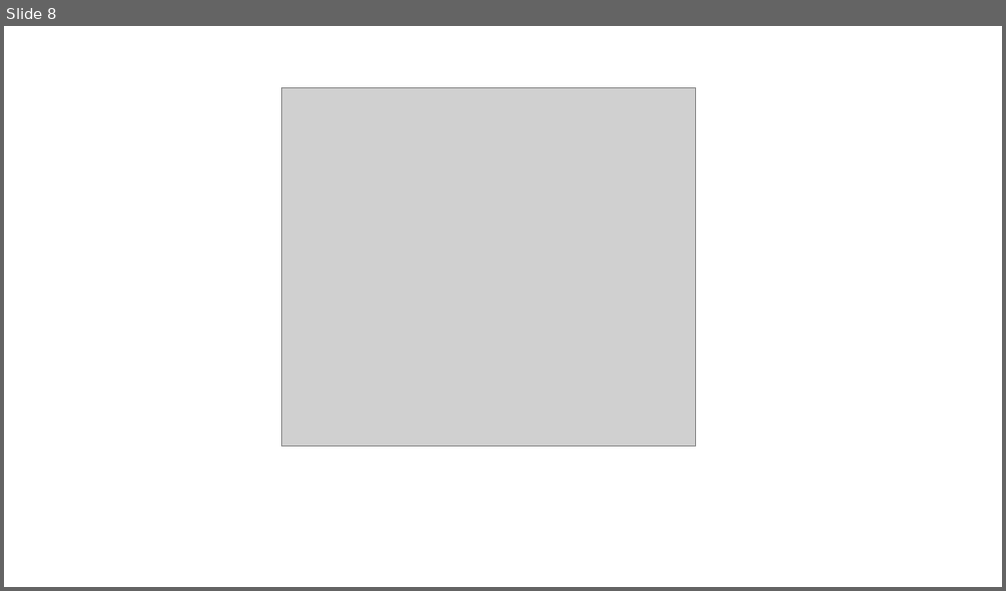
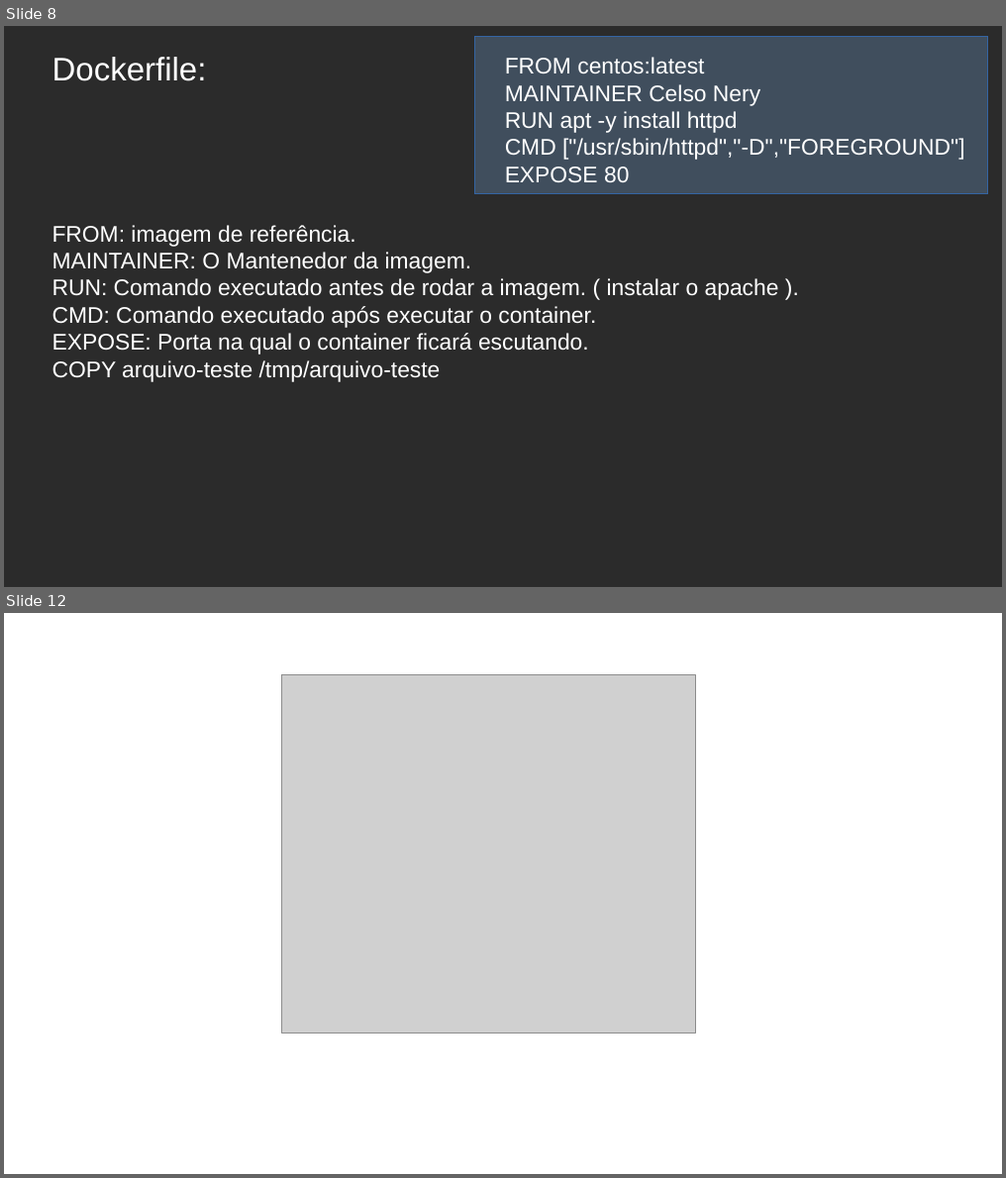
Before and after one commit to celsonery/kubernetes-docs, a slide deck: apresentacao_docker_kubernetes/apresentacao.odp. Shown one above the other, each under a label of ours: slide 8 before the commit, slides 8 and 12 after it; the slides between them are not shown. The pictures are 1006x591 and 1006x1178 pixels, drawn with LibreOffice and Linux fonts; fonts in the diff are those of the drawing; grey boxes stand for pictures; background and template pictures are left out; a plain dark background stands for a picture behind light text. Boxes give left, top, right and bottom in pixels: in the first picture for what was removed or moved away, otherwise in the second. Text is boxed around its words. In the diff, an @@ line names an element or a change of style, - is before the commit and + after.

```diff
--- a/apresentacao_docker_kubernetes/apresentacao.odp
+++ b/apresentacao_docker_kubernetes/apresentacao.odp
@@ slide 8 added at (x1=4, y1=26, x2=1002, y2=587), background picture (left out) @@
@@ rectangle added at (x1=475, y1=37, x2=988, y2=193), fill #729FCF at 31% opacity, outline #3465A4 0 pt @@
@@ text added at (x1=53, y1=57, x2=207, y2=81), 26 pt, text #FFFFFF @@
+Dockerfile:
@@ text added at (x1=505, y1=57, x2=964, y2=182), 18 pt, text #FFFFFF @@
+FROM centos:latest
+MAINTAINER Celso Nery
+RUN apt -y install httpd
+CMD ["/usr/sbin/httpd","-D","FOREGROUND"]
+EXPOSE 80
@@ text added at (x1=53, y1=225, x2=779, y2=382), 18 pt, text #FFFFFF @@
+FROM: imagem de referência.
+MAINTAINER: O Mantenedor da imagem.
+RUN: Comando executado antes de rodar a imagem. ( instalar o apache ).
+CMD: Comando executado após executar o container.
+EXPOSE: Porta na qual o container ficará escutando.
+COPY arquivo-teste /tmp/arquivo-teste
@@ what was slide 8 is now slide 12 @@
```
Also in this commit, not shown: 3 slides changed, 4 other slides added, 1 slide removed, 7 other files.
